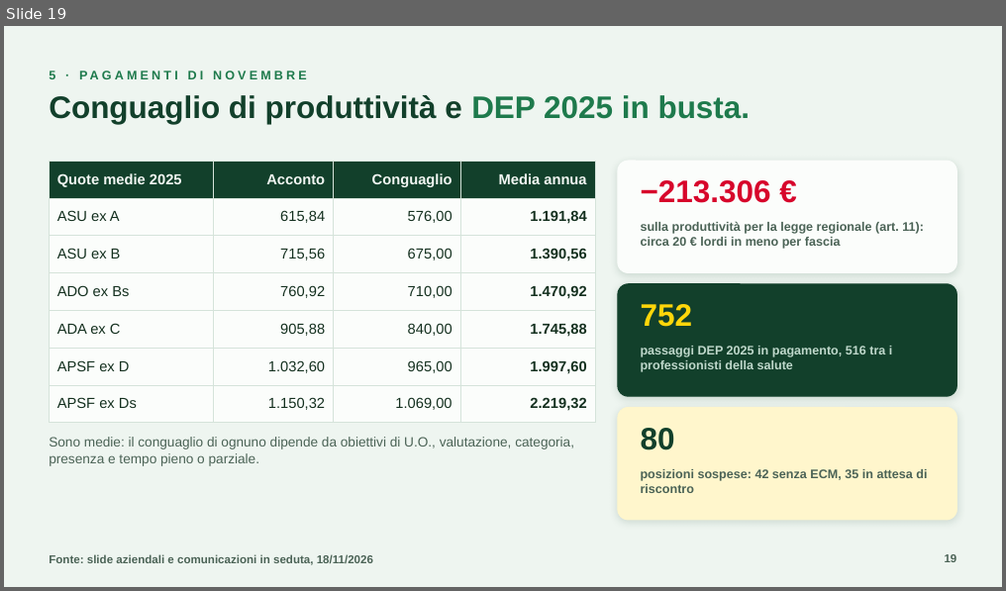
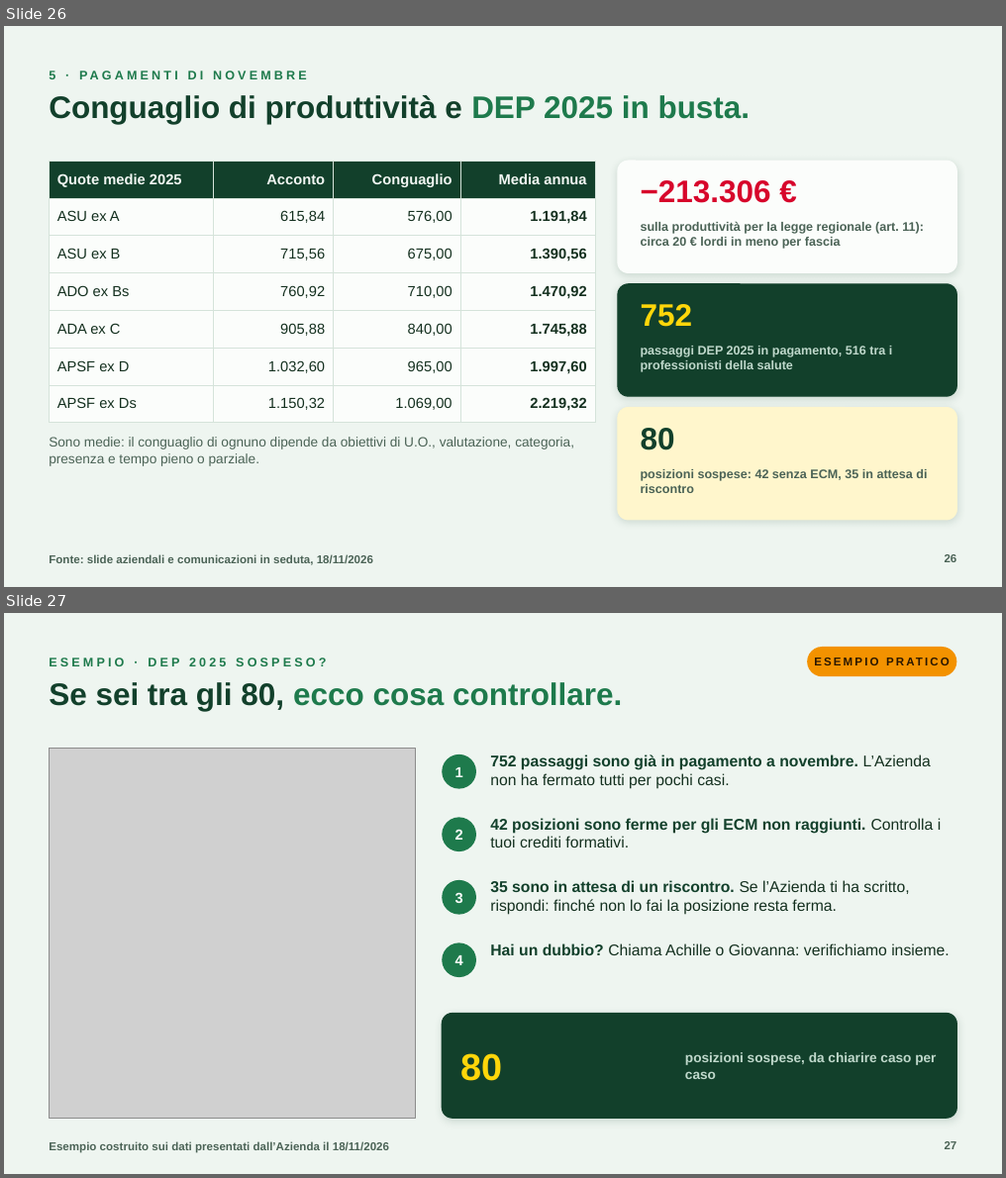
Before and after one commit to aki1806-droid/Prove, a slide deck: progetti/pdro-direttivo-trattativa-18-novembre-2026/Direttivo_AOUP_Dati_alla_mano_18-11-2026.pptx. Shown one above the other, each under a label of ours: slide 19 before the commit, slides 26 and 27 after it. The pictures are 1006x591 and 1006x1178 pixels, drawn with LibreOffice and Linux fonts; fonts in the diff are those of the drawing; grey boxes stand for pictures. Boxes give left, top, right and bottom in pixels: in the first picture for what was removed or moved away, otherwise in the second. Text is boxed around its words. In the diff, an @@ line names an element or a change of style, - is before the commit and + after.

```diff
--- a/progetti/pdro-direttivo-trattativa-18-novembre-2026/Direttivo_AOUP_Dati_alla_mano_18-11-2026.pptx
+++ b/progetti/pdro-direttivo-trattativa-18-novembre-2026/Direttivo_AOUP_Dati_alla_mano_18-11-2026.pptx
@@ slide 27 added at [4, 613, 1002, 1174], background #EEF5F0 @@
@@ text added at [49, 658, 326, 666], 12 pt, text #1E7A4C, bold @@
+ESEMPIO · DEP 2025 SOSPESO?
@@ rounded rectangle added at [807, 647, 957, 676], fill #F39200, 11 pt, text #2A1700, bold @@
+ESEMPIO PRATICO
@@ text added at [49, 682, 622, 711], 30 pt, text #1E7A4C, bold @@
+Se sei tra gli 80, ecco cosa controllare.
@@ picture added at [49, 748, 416, 1118] @@
@@ ellipse added at [442, 755, 476, 789], fill #1E7A4C, 14 pt, text #FBFDFB, bold @@
+1
@@ text added at [490, 755, 931, 789], 15 pt, text #12402B, bold @@
+752 passaggi sono già in pagamento a novembre. L’Azienda non ha fermato tutti per pochi casi.
@@ ellipse added at [442, 817, 476, 852], fill #1E7A4C, 14 pt, text #FBFDFB, bold @@
+2
@@ text added at [490, 817, 941, 848], 15 pt, text #12402B, bold @@
+42 posizioni sono ferme per gli ECM non raggiunti. Controlla i tuoi crediti formativi.
@@ ellipse added at [442, 880, 476, 915], fill #1E7A4C, 14 pt, text #FBFDFB, bold @@
+3
@@ text added at [490, 880, 909, 915], 15 pt, text #14301F @@
+35 sono in attesa di un riscontro. Se l’Azienda ti ha scritto, rispondi: finché non lo fai la posizione resta ferma.
@@ ellipse added at [442, 943, 476, 977], fill #1E7A4C, 14 pt, text #FBFDFB, bold @@
+4
@@ text added at [490, 944, 949, 956], 15 pt, text #14301F @@
+Hai un dubbio? Chiama Achille o Giovanna: verifichiamo insieme.
@@ rounded rectangle added at [442, 1014, 957, 1118], fill #12402B, outline #12402B 1 pt @@
@@ text added at [460, 1054, 502, 1081], 36 pt, text #FFD60A, bold @@
+80
@@ text added at [685, 1053, 936, 1079], 13 pt, text #BFD8CB, bold @@
+posizioni sospese, da chiarire caso per caso
@@ text added at [49, 1142, 389, 1154], 11 pt, text #4B6356, bold @@
+Esempio costruito sui dati presentati dall’Azienda il 18/11/2026
@@ page number added at [944, 1142, 957, 1150], 11 pt, text #4B6356, bold @@
+27
@@ what was slide 19 is now slide 26 @@
@@ page number at [944, 555, 957, 563]: text changed @@
-19
+26
```
Also in this commit, not shown: 3 slides changed, 7 other slides added, 12 other files.
